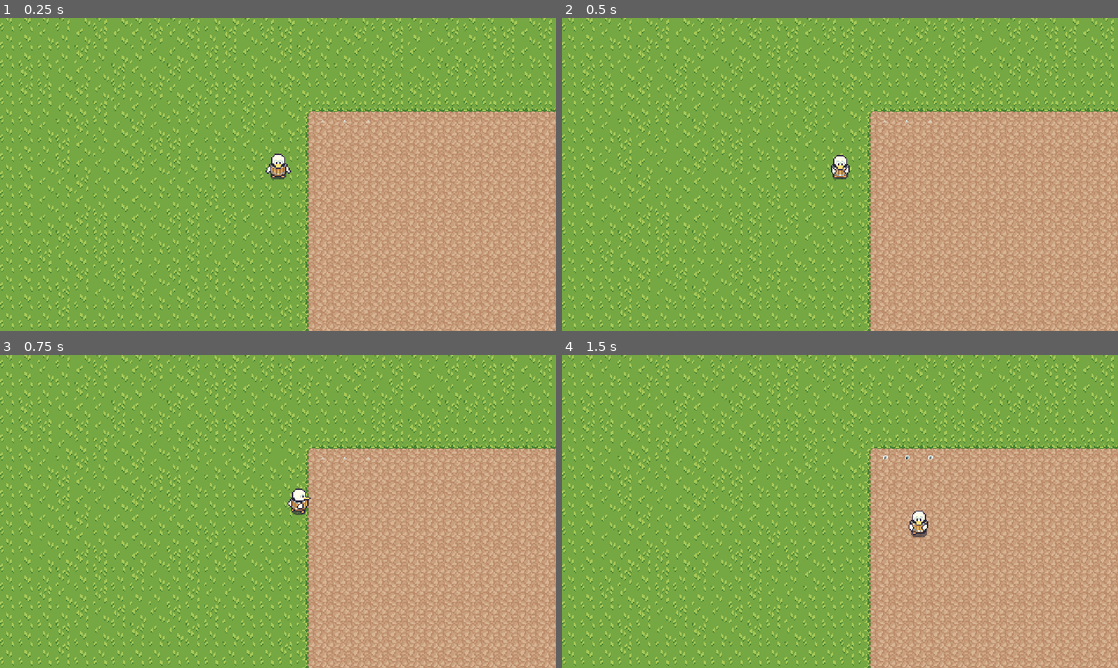
Above: before the commit, frames 1-4 (two rows, left to right).
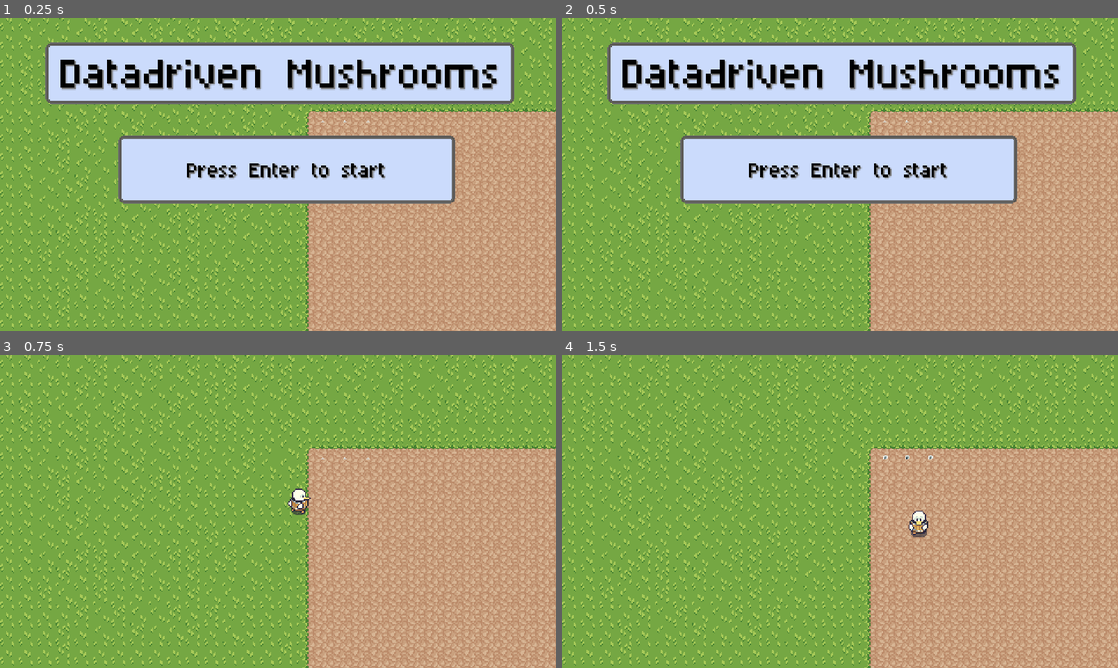
Above: after the commit, the same moments.

Repository: Jukaio/GGJ2024
Game: Godot game, scene res://scenes/EntryPoint.tscn
Same seed, same stepped clock (60 frames per second), same inputs: the game is played once before the commit and once after it.
Inputs:
- Up to frame 1 (0.25 s): no input
- Up to frame 2 (0.5 s): no input
- Up to frame 3 (0.75 s): tap Enter (Start, bound only after the commit) at 0.5, 0.6 s; hold D (right) from 0.53 s (still down)
- Up to frame 4 (1.5 s): release D (right) at 1.28 s; hold S (down) from 1.28 s (still down); tap Space (interact) at 1.35 s

The runs differ from the first frame. In frame 1, 30% of the frame differs, in the area x 8-93%, y 7-60%; in frame 2, 30%; in frame 3, nothing differs; in frame 4, nothing differs.

Commit message:
Main Menu UI

Diff:
--- a/project.godot
+++ b/project.godot
@@ -50,6 +50,11 @@
 "events": [Object(InputEventKey,"resource_local_to_scene":false,"resource_name":"","device":0,"window_id":0,"alt_pressed":false,"shift_pressed":false,"ctrl_pressed":false,"meta_pressed":false,"pressed":false,"keycode":0,"physical_keycode":32,"key_label":0,"unicode":0,"echo":false,"script":null)
 ]
 }
+Start={
+"deadzone": 0.5,
+"events": [Object(InputEventKey,"resource_local_to_scene":false,"resource_name":"","device":-1,"window_id":0,"alt_pressed":false,"shift_pressed":false,"ctrl_pressed":false,"meta_pressed":false,"pressed":false,"keycode":0,"physical_keycode":4194309,"key_label":0,"unicode":0,"echo":false,"script":null)
+]
+}
 
 [rendering]
 
--- a/scenes/EntryPoint.tscn
+++ b/scenes/EntryPoint.tscn
@@ -1,8 +1,15 @@
-[gd_scene load_steps=4 format=3 uid="uid://c1h6bgnucataf"]
+[gd_scene load_steps=8 format=3 uid="uid://c1h6bgnucataf"]
 
 [ext_resource type="PackedScene" uid="uid://oednu38gbmwd" path="res://prefabs/ground_tile_map.tscn" id="1_3jk2w"]
 [ext_resource type="PackedScene" uid="uid://cubybm7hb7w03" path="res://prefabs/mushroom_sprite.tscn" id="2_0qnjt"]
 [ext_resource type="PackedScene" uid="uid://cucwiwl6qyqsg" path="res://prefabs/PlayerCharacter.tscn" id="2_ejxp2"]
+[ext_resource type="Script" path="res://scripts/UI.gd" id="4_5vutq"]
+[ext_resource type="FontFile" uid="uid://cyescrgav85ig" path="res://fonts/AsepriteFont.ttf" id="4_vwj4e"]
+[ext_resource type="Texture2D" uid="uid://44r1ndryegis" path="res://graphics/ui/frame1.png" id="4_x5krr"]
+
+[sub_resource type="Theme" id="Theme_0kubg"]
+default_font_size = 64
+Label/fonts/font = ExtResource("4_vwj4e")
 
 [node name="EntryPoint" type="Node2D"]
 y_sort_enabled = true
@@ -30,3 +37,71 @@
 
 [node name="MainCamera2D" type="Camera2D" parent="."]
 position = Vector2(2.08165e-12, 2.08165e-12)
+
+[node name="UICanvasLayer" type="CanvasLayer" parent="."]
+script = ExtResource("4_5vutq")
+
+[node name="MainMenu" type="Control" parent="UICanvasLayer"]
+layout_mode = 3
+anchors_preset = 15
+anchor_right = 1.0
+anchor_bottom = 1.0
+grow_horizontal = 2
+grow_vertical = 2
+
+[node name="PanelNinePatchRect" type="NinePatchRect" parent="UICanvasLayer/MainMenu"]
+offset_left = 39.0
+offset_top = 21.0
+offset_right = 444.0
+offset_bottom = 74.0
+texture = ExtResource("4_x5krr")
+patch_margin_left = 8
+patch_margin_top = 8
+patch_margin_right = 8
+patch_margin_bottom = 8
+
+[node name="GameTitle" type="Label" parent="UICanvasLayer/MainMenu/PanelNinePatchRect"]
+layout_mode = 1
+anchors_preset = 8
+anchor_left = 0.5
+anchor_top = 0.5
+anchor_right = 0.5
+anchor_bottom = 0.5
+offset_left = -190.0
+offset_top = -31.0
+offset_right = 190.0
+offset_bottom = 16.0
+grow_horizontal = 2
+grow_vertical = 2
+theme = SubResource("Theme_0kubg")
+theme_override_colors/font_color = Color(0, 0, 0, 1)
+theme_override_colors/font_shadow_color = Color(0.462745, 0.462745, 0.462745, 1)
+text = "Datadriven Mushrooms"
+
+[node name="StartNinePatchRect" type="NinePatchRect" parent="UICanvasLayer/MainMenu"]
+offset_left = 102.0
+offset_top = 101.0
+offset_right = 393.0
+offset_bottom = 160.0
+texture = ExtResource("4_x5krr")
+patch_margin_left = 8
+patch_margin_top = 8
+patch_margin_right = 8
+patch_margin_bottom = 8
+
+[node name="StartLabel" type="Label" parent="UICanvasLayer/MainMenu/StartNinePatchRect"]
+layout_mode = 1
+anchors_preset = 5
+anchor_left = 0.5
+anchor_right = 0.5
+offset_left = -136.5
+offset_top = 14.0
+offset_right = 136.5
+offset_bottom = 52.0
+grow_horizontal = 2
+theme = SubResource("Theme_0kubg")
+theme_override_colors/font_color = Color(0, 0, 0, 1)
+theme_override_colors/font_shadow_color = Color(0.462745, 0.462745, 0.462745, 1)
+theme_override_font_sizes/font_size = 32
+text = "Press Enter to start"
+horizontal_alignment = 1
--- /dev/null
+++ b/scripts/UI.gd
@@ -0,0 +1,15 @@
+class_name UI extends CanvasLayer
+
+@onready var MainMenuUI : Control = $MainMenu
+
+
+# Called when the node enters the scene tree for the first time.
+func _ready():
+	pass # Replace with function body.
+
+
+# Called every frame. 'delta' is the elapsed time since the previous frame.
+func _process(delta):
+
+	if Input.is_action_just_pressed("Start"):
+		MainMenuUI.visible = false
Binary file added: fonts/AsepriteFont.ttf
Not shown, added: fonts/AsepriteFont.ttf.import
Binary file added: graphics/ui/frame1.png
Not shown, added: graphics/ui/frame1.png.import
